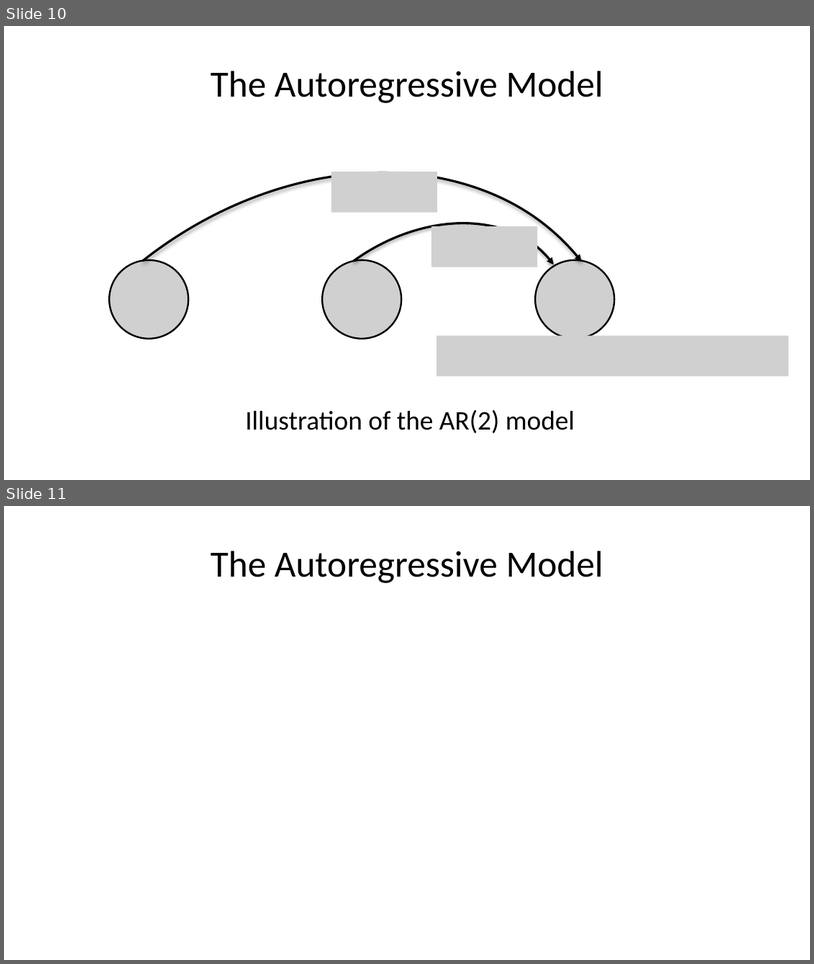
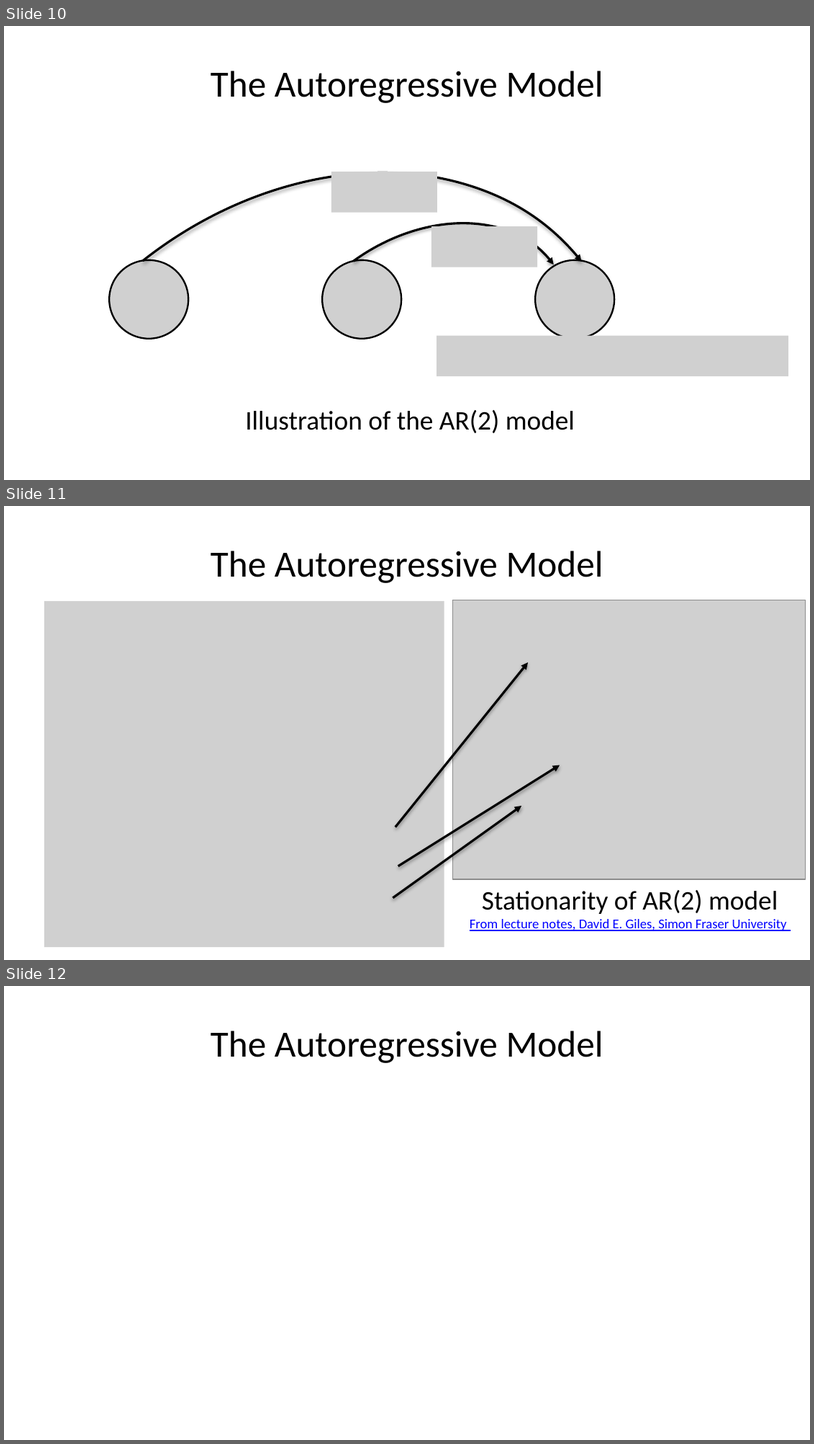
Before and after one commit to StephenElston/CSCI-E-83, a slide deck: LectureSlides/12_IntroductionToTimeSeriesForecasting.pptx. Shown one above the other, each under a label of ours: slides 10 and 11 before the commit, slides 10, 11 and 12 after it. The pictures are 814x964 and 814x1444 pixels, drawn with LibreOffice and Linux fonts; fonts in the diff are those of the drawing; grey boxes stand for pictures. Boxes give left, top, right and bottom in pixels: in the first picture for what was removed or moved away, otherwise in the second. Text is boxed around its words. In the diff, an @@ line names an element or a change of style, - is before the commit and + after.

```diff
--- a/LectureSlides/12_IntroductionToTimeSeriesForecasting.pptx
+++ b/LectureSlides/12_IntroductionToTimeSeriesForecasting.pptx
@@ slide 11 added at box(4, 506, 810, 960), background #FFFFFF @@
@@ title added at box(211, 551, 604, 583), 33 pt, text #000000 @@
+The Autoregressive Model
@@ picture added at box(44, 601, 445, 947) @@
@@ picture added at box(453, 600, 805, 878) @@
@@ arrow added from (396, 827) to (528, 662), #000000 2 pt @@
@@ arrow added from (399, 866) to (560, 765), #000000 2 pt @@
@@ arrow added from (393, 898) to (522, 806), #000000 2 pt @@
@@ text added at box(470, 890, 787, 931), 12 pt, text #0000FF, underline @@
+Stationarity of AR(2) model
+From lecture notes, David E. Giles, Simon Fraser University
@@ what was slide 11 is now slide 12 @@
```
Also in this commit, not shown: 2 slides changed, 1 other slide added.
